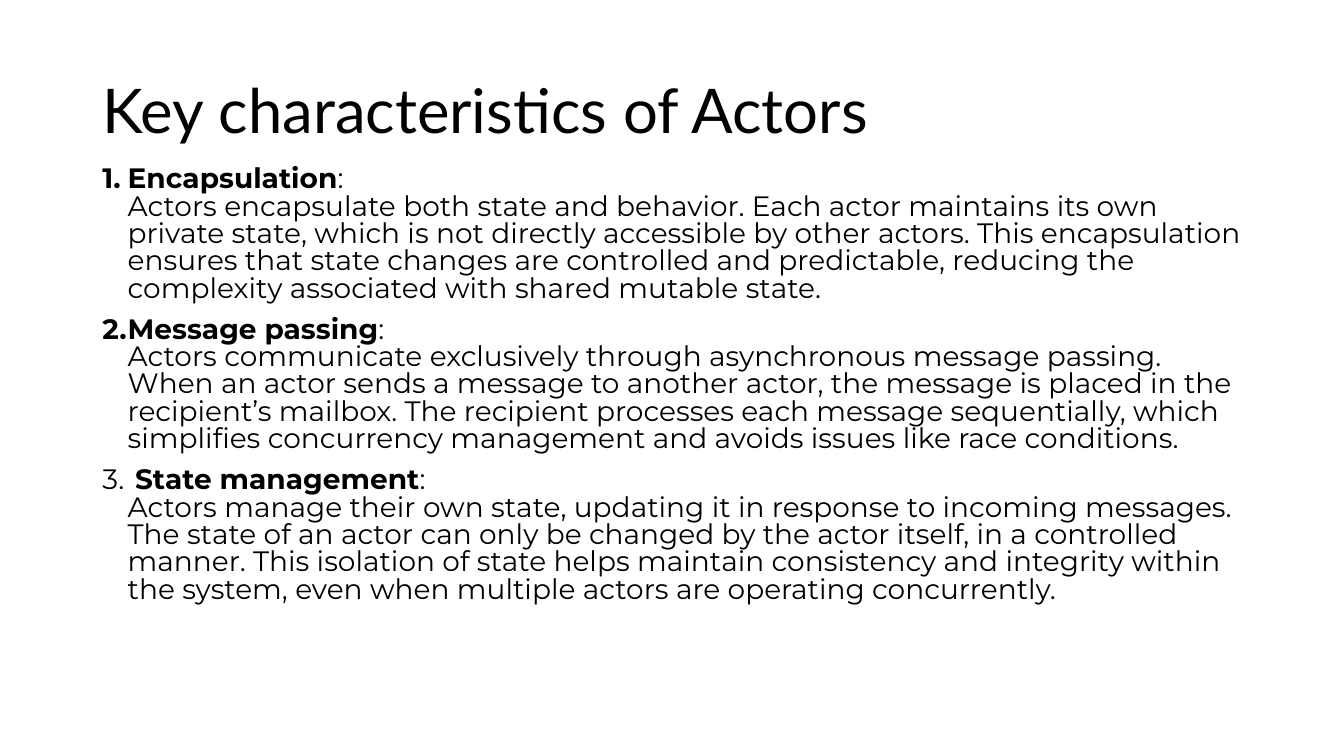
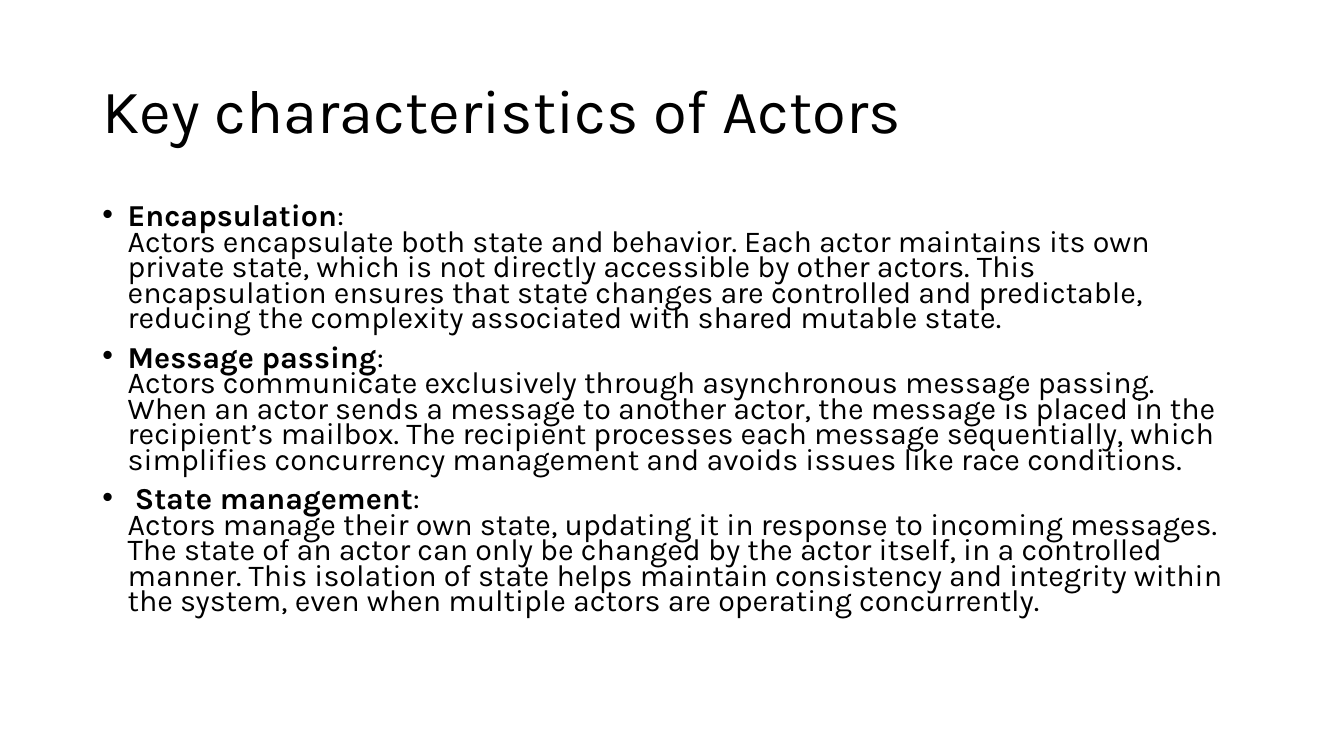
Before and after one commit to aregm/system-design-course, a slide deck: slide 7 of docs/Lecture 9.pptx. Drawn at 1344x756 pixels with LibreOffice and Linux fonts; fonts in the diff are those of the drawing. Boxes give left, top, right and bottom in pixels: in the first picture for what was removed or moved away, otherwise in the second. Text is boxed around its words. In the diff, an @@ line names an element or a change of style, - is before the commit and + after.

```diff
--- a/docs/Lecture 9.pptx
+++ b/docs/Lecture 9.pptx
@@ title "Key characteristics of Actors" at (102, 90, 901, 148): font Lato to Karla @@
@@ text "Encapsulation: Actors encapsulate both state ...": place and size @@
-text "Encapsulation: Actors encapsulate both state ..." at (102, 166, 1240, 605)
+text "Encapsulation: Actors encapsulate both state ..." at (128, 204, 1222, 619)
@@ text "Encapsulation: Actors encapsulate both state ..." at (128, 204, 1222, 619): size 20 to 21.7 pt, font Montserrat to Karla; bullet 1. to •; line spacing 19.5pt to 0.7 @@
```
Also in this commit, not shown: 19 other slides changed, 1 slide added.
